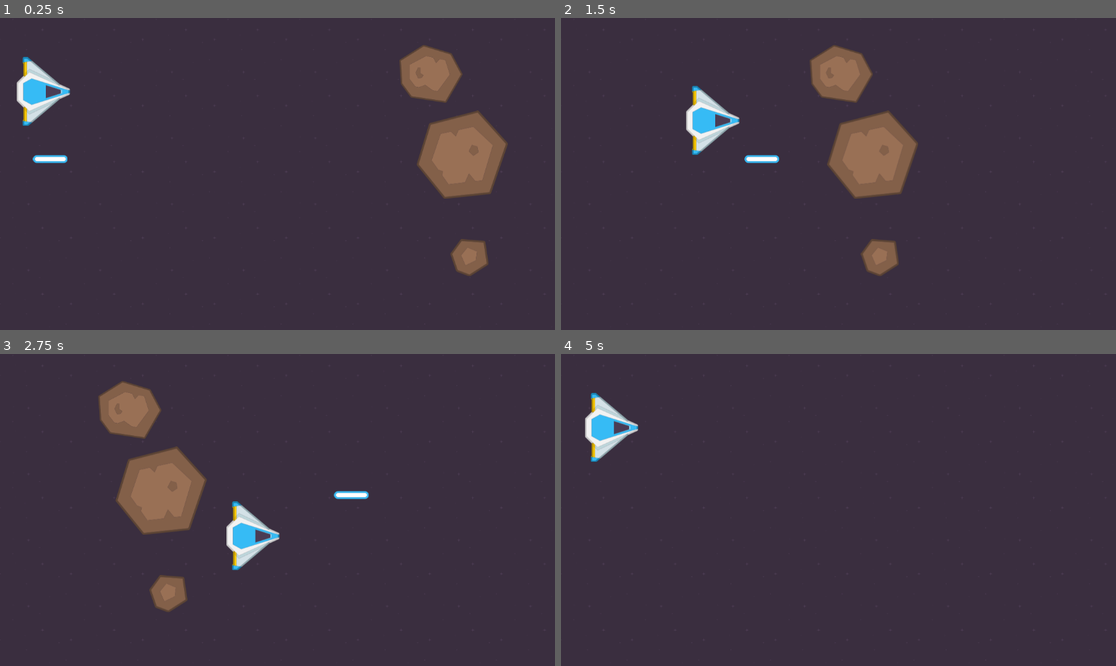
Above: before the commit, frames 1-4 (two rows, left to right).
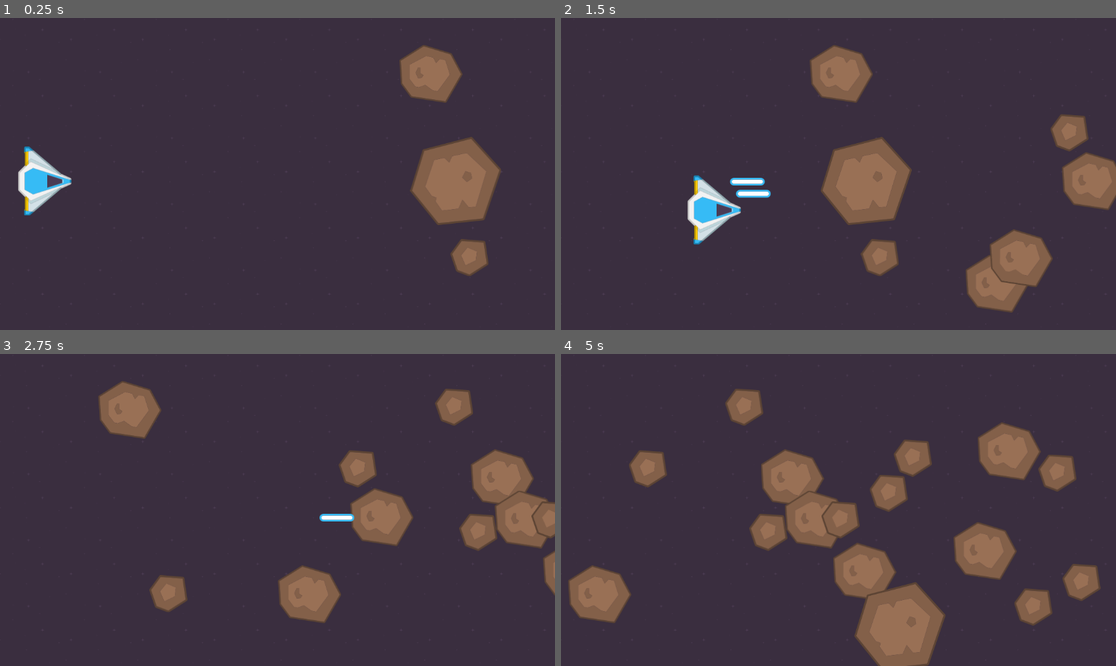
Above: after the commit, the same moments.

Repository: EstebanG17-ia/ProyectoGodot
Game: Godot game, scene res://Main.tscn
Two runs of this game, one before a commit and one after it. Both use one fixed random seed, a clock stepped at 60 frames per second and the inputs below. This scene is started directly instead of the project's main scene.
Inputs:
- Up to frame 1 (0.25 s): no input
- Up to frame 2 (1.5 s): hold Right (Right) 0.53-1.28 s; tap Space (shoot, bound only after the commit) at 0.6, 1.35 s; hold Down (Down) from 1.28 s (still down)
- Up to frame 3 (2.75 s): release Down (Down) at 2.03 s; hold Right (Right) from 2.03 s (still down); tap Space (shoot, bound only after the commit) at 2.1 s
- Up to frame 4 (5 s): release Right (Right) at 2.78 s; hold Up (Up) 2.78-3.53 s; tap Space (shoot, bound only after the commit) at 2.85, 3.6, 4.35 s; hold Left (Left) from 3.53 s (still down)

The runs differ from the first frame. In frame 1, 5.1% of the frame differs, in the area x 3-92%, y 12-67%; in frame 2, 10%; in frame 3, 13%; in frame 4, 18%, in the area x 1-98%, y 11-100%.

Commit message:
Ultima Actualización de mi proyecto Godot

Diff:
--- a/Laser.gd
+++ b/Laser.gd
@@ -4,3 +4,11 @@
 
 func _process(delta: float) -> void:
 	position.x += speed * delta
+
+func _on_area_entered(area: Area2D) -> void:
+	if area.is_in_group("asteroides"):
+		queue_free()
+
+
+func _on_visible_on_screen_notifier_2d_screen_exited() -> void:
+	queue_free()
--- a/Laser.tscn
+++ b/Laser.tscn
@@ -7,7 +7,7 @@
 radius = 7.0
 height = 68.0
 
-[node name="Area2D" type="Area2D" unique_id=997558252]
+[node name="Area2D" type="Area2D" unique_id=997558252 groups=["laser"]]
 script = ExtResource("1_y3ayh")
 
 [node name="Sprite2D" type="Sprite2D" parent="." unique_id=520210807]
@@ -16,5 +16,12 @@
 texture = ExtResource("2_tgwgk")
 
 [node name="CollisionShape2D" type="CollisionShape2D" parent="." unique_id=641484994]
+position = Vector2(1, 0)
 rotation = 1.5707964
 shape = SubResource("CapsuleShape2D_c0y1x")
+
+[node name="VisibleOnScreenNotifier2D" type="VisibleOnScreenNotifier2D" parent="." unique_id=909358849 groups=["laser"]]
+position = Vector2(-45, 1)
+
+[connection signal="area_entered" from="." to="." method="_on_area_entered"]
+[connection signal="screen_exited" from="VisibleOnScreenNotifier2D" to="." method="_on_visible_on_screen_notifier_2d_screen_exited"]
--- a/Main.tscn
+++ b/Main.tscn
@@ -4,8 +4,8 @@
 [ext_resource type="PackedScene" uid="uid://djjg3i36vxv3d" path="res://big_asteroide.tscn" id="2_r0du0"]
 [ext_resource type="PackedScene" uid="uid://bf5062ti0f8jl" path="res://mediuma_asteroide.tscn" id="3_cm0pq"]
 [ext_resource type="PackedScene" uid="uid://wx6jm5ta84ej" path="res://smalal_asteroide.tscn" id="4_cm0pq"]
-[ext_resource type="PackedScene" uid="uid://b5gn2e0yos4y4" path="res://Laser.tscn" id="5_fos0i"]
 [ext_resource type="PackedScene" uid="uid://7rjxjkx6rr3m" path="res://player.tscn" id="6_3dxm6"]
+[ext_resource type="Script" uid="uid://cfqep68rraawd" path="res://asteroide_spawner.gd" id="7_lgr22"]
 
 [sub_resource type="RectangleShape2D" id="RectangleShape2D_lgr22"]
 size = Vector2(10, 672)
@@ -25,20 +25,6 @@
 position = Vector2(577, 340)
 scale = Vector2(0.6018191, 0.5545675)
 texture = ExtResource("1_uu6xs")
-
-[node name="BigAsteroide" parent="." unique_id=1222279962 instance=ExtResource("2_r0du0")]
-position = Vector2(901, 14)
-
-[node name="MediumAsteroide" parent="." unique_id=2145954991 instance=ExtResource("3_cm0pq")]
-position = Vector2(957, 116)
-
-[node name="SmallAsteroide" parent="." unique_id=237423785 instance=ExtResource("4_cm0pq")]
-position = Vector2(1037, 498)
-
-[node name="Laser" parent="." unique_id=997558252 instance=ExtResource("5_fos0i")]
-position = Vector2(41, 293)
-
-[node name="Player" parent="." unique_id=1174121348 instance=ExtResource("6_3dxm6")]
 
 [node name="Wall(limitadores de movimiento)" type="Node" parent="." unique_id=1245837290]
 
@@ -65,3 +51,31 @@
 [node name="CollisionShape2D" type="CollisionShape2D" parent="Wall(limitadores de movimiento)/TopWall" unique_id=1401888381]
 position = Vector2(574.5, -4)
 shape = SubResource("RectangleShape2D_3dxm6")
+
+[node name="Objetos(Laser, Nave y Asteroides)" type="Node" parent="." unique_id=1431248677]
+
+[node name="BigAsteroide" parent="Objetos(Laser, Nave y Asteroides)" unique_id=1222279962 instance=ExtResource("2_r0du0")]
+position = Vector2(901, 14)
+
+[node name="MediumAsteroide" parent="Objetos(Laser, Nave y Asteroides)" unique_id=2145954991 instance=ExtResource("3_cm0pq")]
+position = Vector2(957, 116)
+
+[node name="SmallAsteroide" parent="Objetos(Laser, Nave y Asteroides)" unique_id=237423785 instance=ExtResource("4_cm0pq")]
+position = Vector2(1037, 498)
+
+[node name="Player" parent="Objetos(Laser, Nave y Asteroides)" unique_id=1174121348 instance=ExtResource("6_3dxm6")]
+position = Vector2(3, 186)
+
+[node name="AsteroideSpawner" type="Marker2D" parent="." unique_id=1894923118]
+position = Vector2(1226, 316)
+script = ExtResource("7_lgr22")
+asteroides = Array[PackedScene]([ExtResource("2_r0du0"), ExtResource("3_cm0pq"), ExtResource("4_cm0pq")])
+
+[node name="Timer" type="Timer" parent="AsteroideSpawner" unique_id=1933966272]
+wait_time = 0.2
+autostart = true
+
+[node name="BigAsteroide" parent="." unique_id=1597036847 instance=ExtResource("2_r0du0")]
+position = Vector2(-44, -213)
+
+[connection signal="timeout" from="AsteroideSpawner/Timer" to="AsteroideSpawner" method="_on_timer_timeout"]
--- a/area_1.2d.gd
+++ b/area_1.2d.gd
@@ -4,3 +4,11 @@
 
 func _process(delta: float) -> void:
 	position.x -= speed * delta
+
+func _on_area_entered(area: Area2D) -> void:
+	if area.is_in_group("laser"):
+		queue_free()
+
+
+func _on_body_entered(body: Node2D) -> void:
+	print("Cuerpo detectado")
--- a/area_2d.gd
+++ b/area_2d.gd
@@ -4,3 +4,12 @@
 
 func _process(delta: float) -> void:
 	position.x -= speed * delta
+
+
+func _on_area_entered(area: Area2D) -> void:
+	if area.is_in_group("laser"):
+		queue_free()
+
+
+func _on_body_entered(body: Node2D) -> void:
+	print("Cuerpo detectado")
--- /dev/null
+++ b/asteroide_spawner.gd
@@ -0,0 +1,16 @@
+extends Marker2D
+
+@export var asteroides: Array[PackedScene]
+
+@export var min_y: float = 101.5
+@export var max_y: float = 554.5
+
+func add_asteroides():
+	var random_asteroid_scene = asteroides.pick_random()
+	var asteroid = random_asteroid_scene.instantiate()
+	var random_y = randf_range(min_y, max_y)
+	add_child(asteroid)
+	asteroid.global_position = Vector2(global_position.x, random_y)
+
+func _on_timer_timeout() -> void:
+	add_asteroides()
--- a/big_asteroide.gd
+++ b/big_asteroide.gd
@@ -4,3 +4,12 @@
 
 func _process(delta: float) -> void:
 	position.x -= speed * delta
+
+
+func _on_area_entered(area: Area2D) -> void:
+	if area.is_in_group("laser"):
+		queue_free()
+
+
+func _on_body_entered(body: Node2D) -> void:
+	print("Cuerpo detectado")
--- a/big_asteroide.tscn
+++ b/big_asteroide.tscn
@@ -6,13 +6,16 @@
 [sub_resource type="CircleShape2D" id="CircleShape2D_ds0fb"]
 radius = 77.92946
 
-[node name="BigAsteroide" type="Area2D" unique_id=1222279962]
+[node name="BigAsteroide" type="Area2D" unique_id=1222279962 groups=["asteroides"]]
 script = ExtResource("1_ds0fb")
 
 [node name="Sprite2D" type="Sprite2D" parent="." unique_id=1795130325]
-position = Vector2(121, 270)
+position = Vector2(1052.5, 551.5)
 texture = ExtResource("1_xapdi")
 
 [node name="CollisionShape2D" type="CollisionShape2D" parent="." unique_id=1811561911]
-position = Vector2(119, 273)
+position = Vector2(1053.5, 554.5)
 shape = SubResource("CircleShape2D_ds0fb")
+
+[connection signal="area_entered" from="." to="." method="_on_area_entered"]
+[connection signal="body_entered" from="." to="." method="_on_body_entered"]
--- a/mediuma_asteroide.tscn
+++ b/mediuma_asteroide.tscn
@@ -6,7 +6,8 @@
 [sub_resource type="CircleShape2D" id="CircleShape2D_wn02k"]
 radius = 50.990196
 
-[node name="Area2D" type="Area2D" unique_id=2145954991]
+[node name="MediuamAsteroide" type="Area2D" unique_id=2145954991 groups=["asteroides"]]
+position = Vector2(1002, 178)
 script = ExtResource("1_stk5l")
 
 [node name="Sprite2D" type="Sprite2D" parent="." unique_id=1373732316]
@@ -15,3 +16,6 @@
 [node name="CollisionShape2D" type="CollisionShape2D" parent="." unique_id=2001887107]
 position = Vector2(1, 1)
 shape = SubResource("CircleShape2D_wn02k")
+
+[connection signal="area_entered" from="." to="." method="_on_area_entered"]
+[connection signal="body_entered" from="." to="." method="_on_body_entered"]
--- a/player.gd
+++ b/player.gd
@@ -1,6 +1,7 @@
 extends CharacterBody2D
 
 @export var speed: float = 300.0
+@export var laser_scene: PackedScene
 
 func _physics_process(delta: float) -> void:
 	var x_input = Input.get_axis("Left", "Right")
@@ -10,3 +11,18 @@
 	velocity.y = y_input * speed
 
 	move_and_slide()
+
+	if Input.is_action_just_pressed("shoot"):
+		create_laser()
+
+
+func create_laser():
+	var laser_instance = laser_scene.instantiate()
+	var spawn = $LaserSpawn
+	laser_instance.global_position = spawn.global_position
+	add_sibling(laser_instance)
+
+
+func _on_detection_area_area_entered(area: Area2D) -> void:
+	if area.is_in_group("asteroides"):
+		queue_free()
--- a/player.tscn
+++ b/player.tscn
@@ -1,16 +1,34 @@
 [gd_scene format=3 uid="uid://7rjxjkx6rr3m"]
 
 [ext_resource type="Script" uid="uid://dxcv7h6n8vys8" path="res://player.gd" id="1_onrkg"]
+[ext_resource type="PackedScene" uid="uid://b5gn2e0yos4y4" path="res://Laser.tscn" id="2_hqtel"]
 [ext_resource type="Texture2D" uid="uid://u1dwh7mn2yxx" path="res://assets/sprites/ship.png" id="2_i3pqv"]
 
-[node name="Player" type="CharacterBody2D" unique_id=1174121348]
+[sub_resource type="CircleShape2D" id="CircleShape2D_i3pqv"]
+radius = 48.0
+
+[node name="Player" type="CharacterBody2D" unique_id=1174121348 groups=["player"]]
+z_index = 1
+position = Vector2(74, 207)
 script = ExtResource("1_onrkg")
+laser_scene = ExtResource("2_hqtel")
 
 [node name="Sprite2D" type="Sprite2D" parent="." unique_id=1617522122]
 position = Vector2(90, 153)
 rotation = 1.5707964
 texture = ExtResource("2_i3pqv")
 
+[node name="LaserSpawn" type="Marker2D" parent="." unique_id=438405726]
+position = Vector2(137, 154)
+
 [node name="CollisionPolygon2D" type="CollisionPolygon2D" parent="." unique_id=1198467454]
 position = Vector2(1, 0)
 polygon = PackedVector2Array(47, 75, 48, 232, 148, 153)
+
+[node name="DetectionArea" type="Area2D" parent="." unique_id=421500507 groups=["player"]]
+
+[node name="CollisionShape2D" type="CollisionShape2D" parent="DetectionArea" unique_id=567371977]
+position = Vector2(78, 153)
+shape = SubResource("CircleShape2D_i3pqv")
+
+[connection signal="area_entered" from="DetectionArea" to="." method="_on_detection_area_area_entered"]
--- a/project.godot
+++ b/project.godot
@@ -10,10 +10,16 @@
 
 [application]
 
-config/name="Laser"
+config/name="ProyectoNaveEspacialDestruyeAsteroides"
 run/main_scene="uid://djjg3i36vxv3d"
 config/features=PackedStringArray("4.6", "Mobile")
 config/icon="res://icon.svg"
+
+[global_group]
+
+player=""
+laser=""
+asteroides=""
 
 [input]
 
@@ -37,6 +43,11 @@
 "events": [Object(InputEventKey,"resource_local_to_scene":false,"resource_name":"","device":0,"window_id":0,"alt_presse …(194 unchanged characters)…
 ]
 }
+shoot={
+"deadzone": 0.2,
+"events": [Object(InputEventKey,"resource_local_to_scene":false,"resource_name":"","device":0,"window_id":0,"alt_pressed":false,"shift_pressed":false,"ctrl_pressed":false,"meta_pressed":false,"pressed":false,"keycode":0,"physical_keycode":32,"key_label":0,"unicode":0,"location":0,"echo":false,"script":null)
+]
+}
 
 [physics]
 
--- a/smalal_asteroide.tscn
+++ b/smalal_asteroide.tscn
@@ -6,12 +6,16 @@
 [sub_resource type="CircleShape2D" id="CircleShape2D_1bitv"]
 radius = 31.0
 
-[node name="Area2D" type="Area2D" unique_id=237423785]
+[node name="SmallAsteroide" type="Area2D" unique_id=237423785 groups=["asteroides"]]
+position = Vector2(1042, 113)
 script = ExtResource("1_ad7t3")
 
 [node name="Sprite2D" type="Sprite2D" parent="." unique_id=1062080106]
 texture = ExtResource("1_btscr")
 
 [node name="CollisionShape2D" type="CollisionShape2D" parent="." unique_id=341861475]
-position = Vector2(1, -2)
+position = Vector2(1, 0)
 shape = SubResource("CircleShape2D_1bitv")
+
+[connection signal="area_entered" from="." to="." method="_on_area_entered"]
+[connection signal="body_entered" from="." to="." method="_on_body_entered"]
Not shown, added: asteroide_spawner.gd.uid
